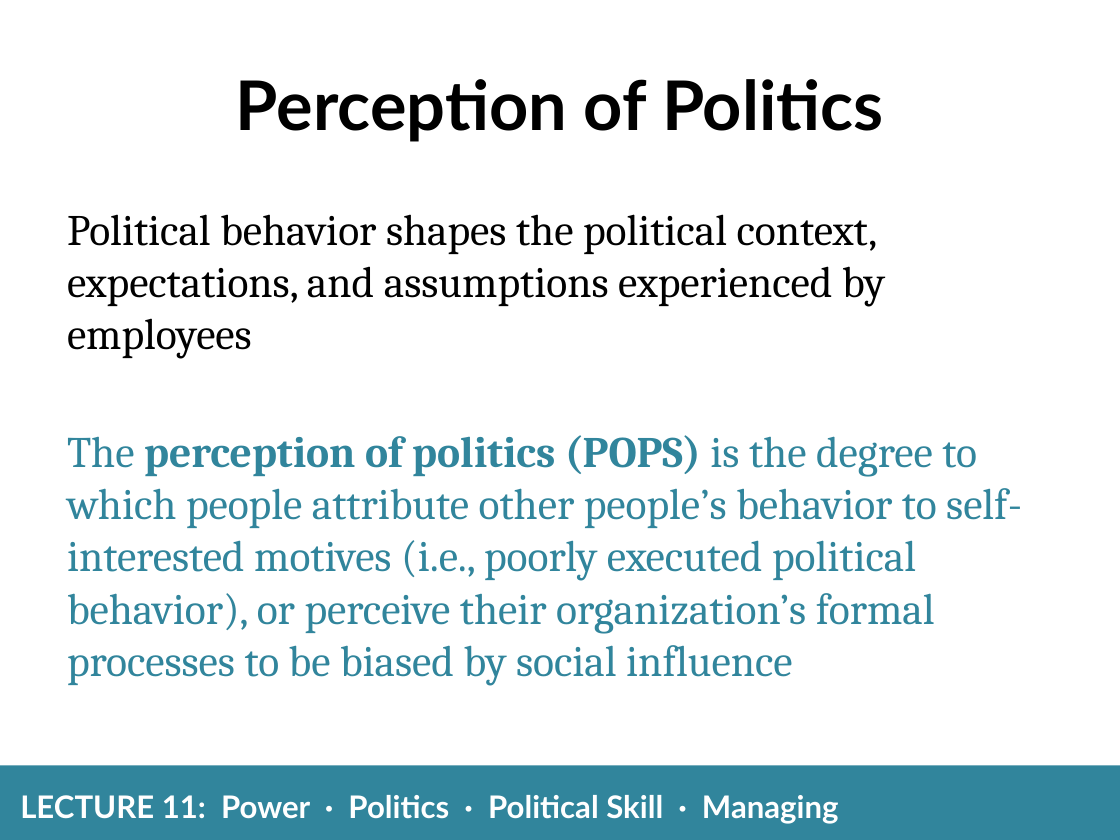
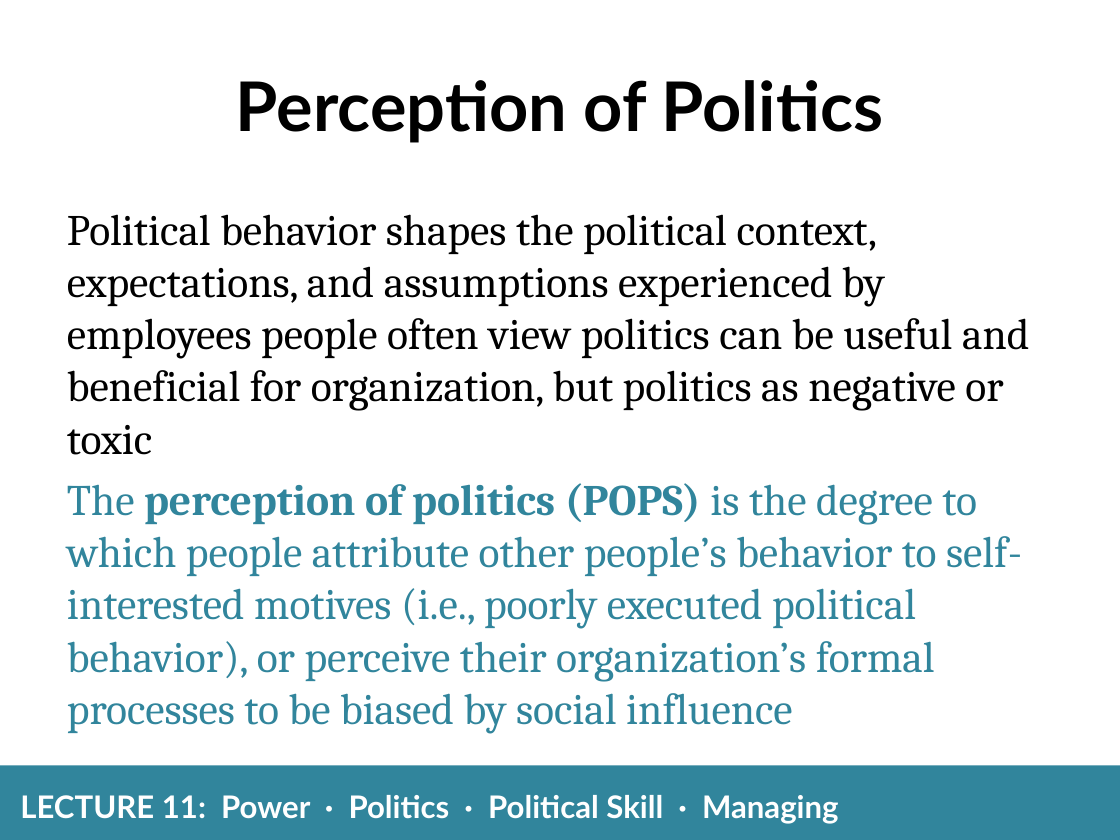
Before and after one commit to joe-didomenico/HRM360, a slide deck: slide 28 of PowerPoints/Lectures 11 - Power and Politics (Spring 2019)+notes.pptx. Drawn at 1120x840 pixels with LibreOffice and Linux fonts; fonts in the diff are those of the drawing. Boxes give left, top, right and bottom in pixels: in the first picture for what was removed or moved away, otherwise in the second. Text is boxed around its words. In the diff, an @@ line names an element or a change of style, - is before the commit and + after.

```diff
--- a/PowerPoints/Lectures 11 - Power and Politics (Spring 2019)+notes.pptx
+++ b/PowerPoints/Lectures 11 - Power and Politics (Spring 2019)+notes.pptx
@@ text at (x1=67, y1=214, x2=1029, y2=455): text changed @@
-Political behavior shapes the political context, expectations, and assumptions experienced by employees
+Political behavior shapes the political context, expectations, and assumptions experienced by employees people often view politics can be useful and beneficial for organization, but politics as negative or toxic
```
Also in this commit, not shown: 6 other slides changed, 8 other files.
